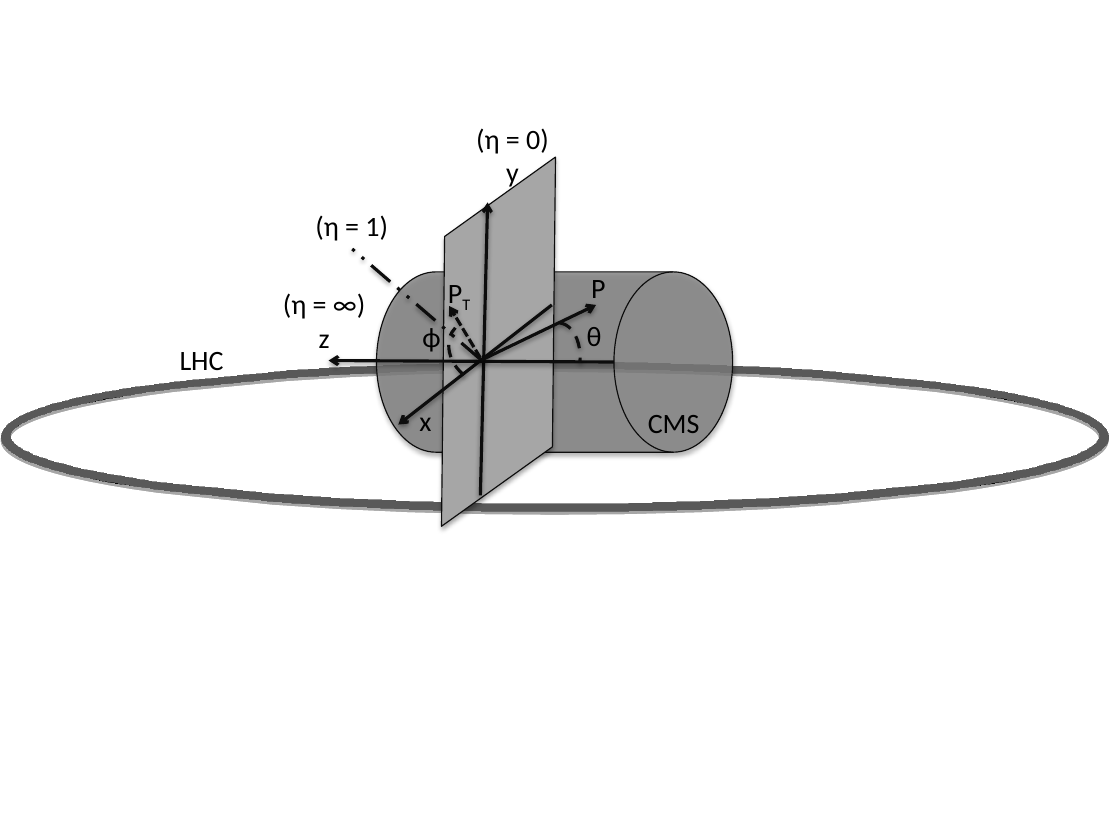
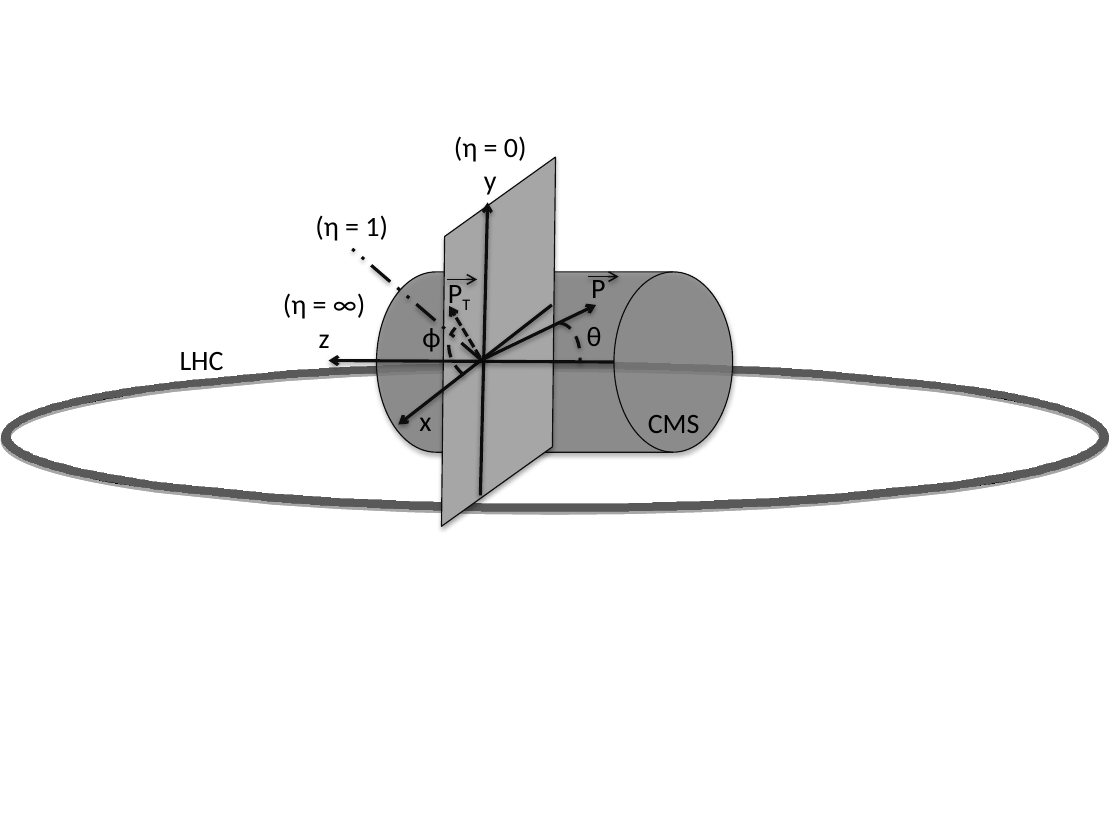
Before and after one commit to ivanpari/PhdThesis, a slide deck: slide 1 of 2_ExperimentalSetup/Figures/CMS.pptx. Drawn at 1120x840 pixels with LibreOffice and Linux fonts; fonts in the diff are those of the drawing. Boxes give left, top, right and bottom in pixels: in the first picture for what was removed or moved away, otherwise in the second. Text is boxed around its words. In the diff, an @@ line names an element or a change of style, - is before the commit and + after.

```diff
--- a/2_ExperimentalSetup/Figures/CMS.pptx
+++ b/2_ExperimentalSetup/Figures/CMS.pptx
@@ text "(η = 0)": place and size @@
-text "(η = 0)" at (476,128,549,189)
+text "(η = 0)" at (454,136,527,195)
@@ arrow added from (447, 279) to (477, 279), #0D0D0D 1 pt @@
@@ arrow added from (588, 277) to (618, 277), #0D0D0D 1 pt @@
```
Also in this commit, not shown: 30 other files.
